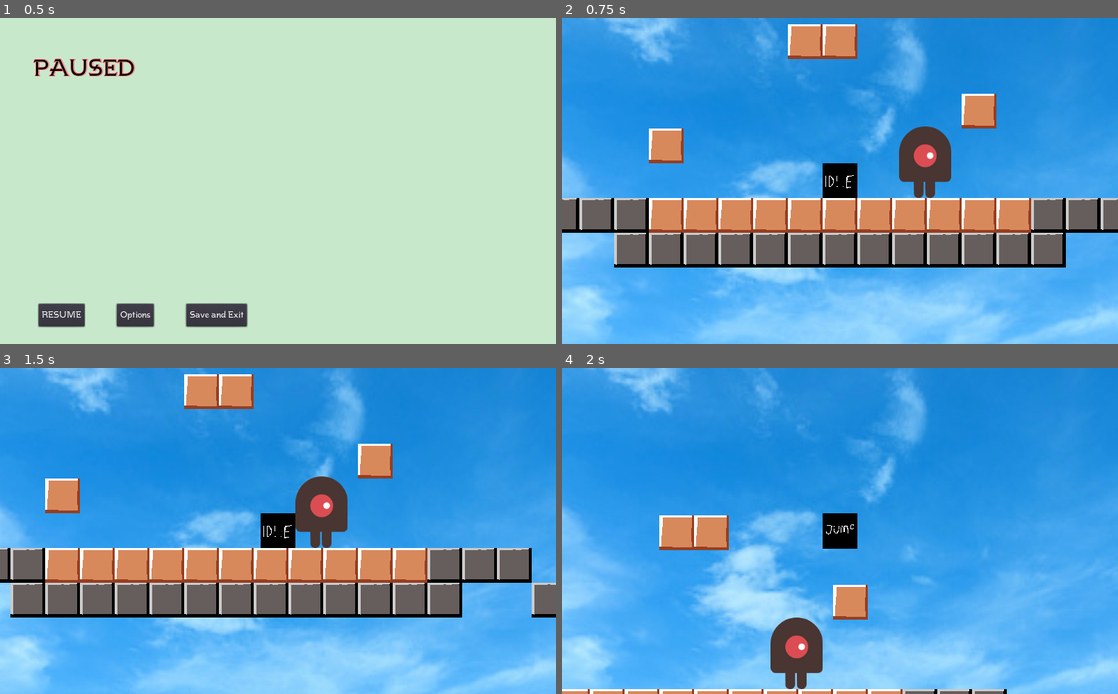
Above: before the commit, frames 1-4 (two rows, left to right).
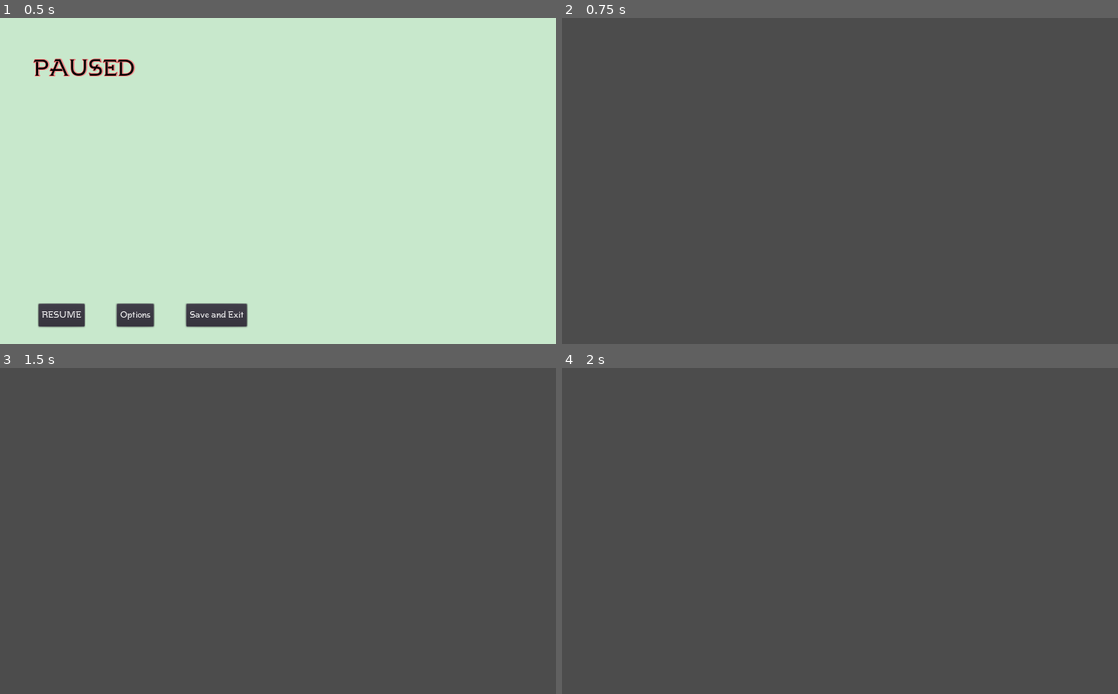
Above: after the commit, the same moments.

Repository: crawsoir/TBD-dragon-game
Game: Godot game, scene res://gui/PauseScreen.tscn
Two runs of this game, one before a commit and one after it. Both use one fixed random seed, a clock stepped at 60 frames per second and the inputs below. This scene is started directly instead of the project's main scene.
Inputs:
- Up to frame 1 (0.5 s): no input
- Up to frame 2 (0.75 s): click "RESUME" at 0.5 s
- Up to frame 3 (1.5 s): tap Enter at 1.25 s; hold Right (ui_right) from 1.28 s (still down)
- Up to frame 4 (2 s): keep holding Right (ui_right); tap Up (ui_up) at 1.52 s

Frame 1 is identical in both runs. In frame 2, 100% of the frame differs, in the area x 0-100%, y 0-100%; in frame 3, 100%; in frame 4, 100%.

Commit message:
Rework some of the autoloader scene-switching and implement tree pausing
Initially the autoloader would delete the world scene before switching to the pause scene,
and similar things occurred when bringing up something like the options menu. This
didn't allow us to pause and resume to what we needed. Therefore, the two
menus, options and pause, were reworked to allow them to overlay on top
of various screens and queue_free themselves, which allowed us to
not delete the world scene, pause its state, and return to gameplay
after pausing right where we left off.

Diff:
--- a/TBD-dragon-game/Global.gd
+++ b/TBD-dragon-game/Global.gd
@@ -6,15 +6,17 @@
 var OPTIONS_SCREEN = "res://gui/OptionsScreen.tscn"
 var PAUSE_SCREEN = "res://gui/PauseScreen.tscn"
 
-var options_return = TITLE_SCREEN
+#var options_return = TITLE_SCREEN
 
 var current_scene = null
+
+# Keep track of whether the game is paused
 
 func _ready():
 	var root = get_tree().get_root()
 	current_scene = root.get_child(root.get_child_count() - 1)
 
-func goto_scene(path):
+func goto_scene(path: String):
 	# This function will usually be called from a signal callback,
 	# or some other function in the current scene.
 	# Deleting the current scene at this point is
@@ -24,18 +26,25 @@
 	# The solution is to defer the load to a later time, when
 	# we can be sure that no code from the current scene is running:
 
-	call_deferred("_deferred_goto_scene", path)
-
+	# Instancing Pause and Options shouldn't bother
+	# change_scene calls because they always queue_free
+	# themselves before switching the current_scene node, which in this case
+	# is either the World Node, title screen node, or pause node.
+	if path == PAUSE_SCREEN or path == OPTIONS_SCREEN:
+		var new_scene = load(path)
+		get_tree().get_root().add_child(new_scene.instance())
+	else:
+		call_deferred("_deferred_goto_scene", path)
 
 func _deferred_goto_scene(path):
 	# It is now safe to remove the current scene
 	current_scene.queue_free()
 
 	# which scene options menu should return to
-	if path == TITLE_SCREEN:
-		options_return = TITLE_SCREEN
-	elif path == PAUSE_SCREEN:
-		options_return = PAUSE_SCREEN
+	#if path == TITLE_SCREEN:
+	#	options_return = TITLE_SCREEN
+	#elif path == PAUSE_SCREEN:
+	#	options_return = PAUSE_SCREEN
 
 	# Load the new scene.
 	var s = ResourceLoader.load(path)
--- a/TBD-dragon-game/gui/OptionsScreen.gd
+++ b/TBD-dragon-game/gui/OptionsScreen.gd
@@ -2,13 +2,7 @@
 
 # Called when the node enters the scene tree for the first time.
 func _ready():
-	pass # Replace with function body.
+	pause_mode = Node.PAUSE_MODE_PROCESS # Otherwise return button doesn't work
 
 func _on_Return_pressed():
-	match Global.options_return:
-		Global.TITLE_SCREEN:
-			Global.goto_scene(Global.TITLE_SCREEN)
-		Global.PAUSE_SCREEN:
-			Global.goto_scene(Global.PAUSE_SCREEN)
-		_:
-			print("woops")
+	self.queue_free()
--- a/TBD-dragon-game/gui/PauseScreen.gd
+++ b/TBD-dragon-game/gui/PauseScreen.gd
@@ -1,12 +1,18 @@
 extends CanvasLayer
 
-#TODO: implement pausing
+func _ready():
+	pause_mode = Node.PAUSE_MODE_PROCESS
+	get_tree().paused = true
+
 func _on_Resume_pressed():
-	Global.goto_scene(Global.GAME_SCREEN)
+	self.queue_free()
+	get_tree().paused = false
 
 func _on_Options_pressed():
 	Global.goto_scene(Global.OPTIONS_SCREEN)
 
 func _on_Save_and_Exit_pressed():
-	#todo: save
+	# Undo pausing or else everything will not work
+	get_tree().paused = false
+	self.queue_free() # cleanup so it doesn't persist as a garbage scene
 	Global.goto_scene(Global.TITLE_SCREEN)
